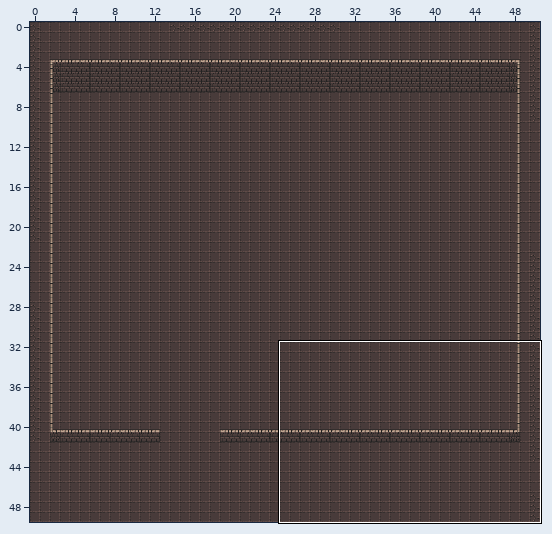
Tiled map, stored at public/assets/tilemap_map/gym_land_dangeon.tmx. Above, an overview of the earlier version with the close-up marked.
Close-up. Earlier state:
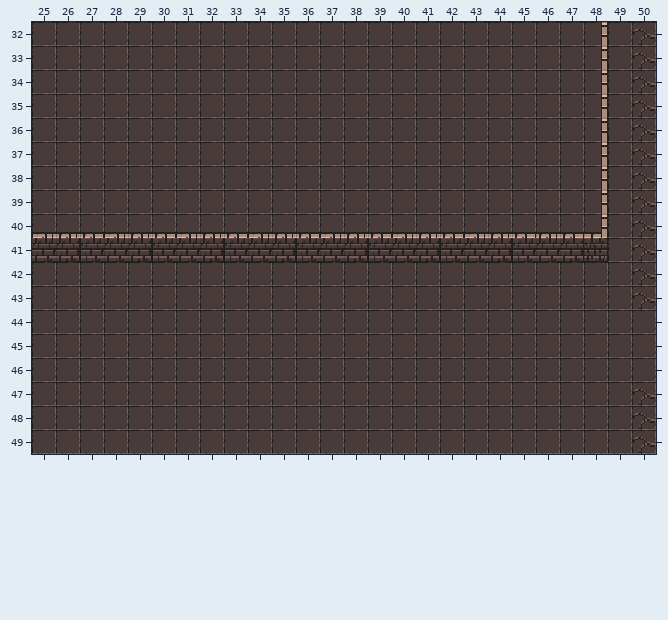
Cells are 16x16 px. Shown: x 25..50, y 32..49. The commit also changed other parts of the map, which this record leaves out. The old version is drawn lined up with the new one.
Now the later version:
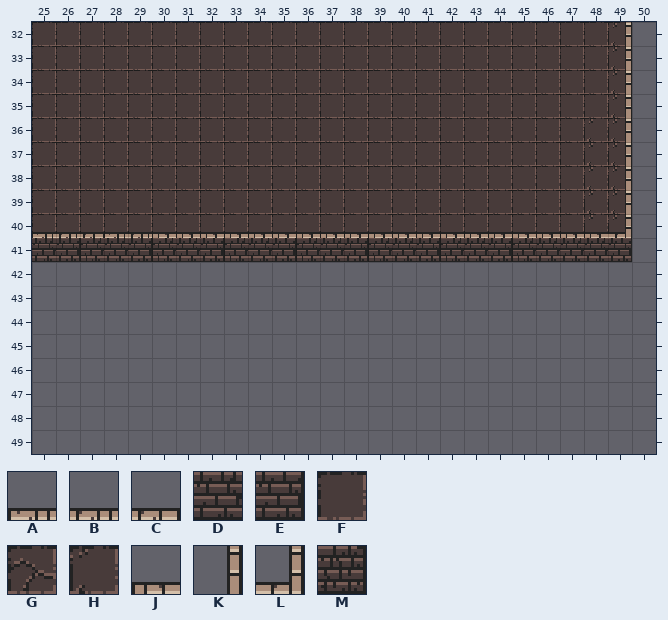
Key: from "dangeon": A 1, B 2, C 3, D 34, E 35, F 129, G 130, H 162, J 226, K 256, L 291, M 323.
_ is an empty cell, # one hidden under a higher layer, . an unchanged one.
The exact change:
map size 51x50 -> 50x50 cells
--- layer "floor"
@@ x 25..50 @@
-32 ........................FG
-33 ........................FG
-34 ........................FG
-35 ........................FG
-36 .......................FFG
-37 .......................FFG
-38 .......................FFG
-39 .......................FFG
-40 .......................FFG
-41 ........................FG
-42 FFFFFFFFFFFFFFFFFFFFFFFFFG
-43 FFFFFFFFFFFFFFFFFFFFFFFFFG
-44 FFFFFFFFFFFFFFFFFFFFFFFFFF
-45 FFFFFFFFFFFFFFFFFFFFFFFFFF
-46 FFFFFFFFFFFFFFFFFFFFFFFFFF
-47 FFFFFFFFFFFFFFFFFFFFFFFFFG
-48 FFFFFFFFFFFFFFFFFFFFFFFFFG
-49 FFFFFFFFFFFFFFFFFFFFFFFFFG
+32 ........................H_
+33 ........................H_
+34 ........................H_
+35 ........................H_
+36 .......................HH_
+37 .......................HH_
+38 .......................HH_
+39 .......................HH_
+40 .......................HH_
+41 ........................#_
+42 __________________________
+43 __________________________
+44 __________________________
+45 __________________________
+46 __________________________
+47 __________________________
+48 __________________________
+49 __________________________
--- layer "walls"
@@ x 30..49 @@
-32 ..................K_
-33 ..................K_
-34 ..................K_
-35 ..................K_
-36 ..................K_
-37 ..................K_
-38 ..................K_
-39 ..................K_
-40 CABCABCABCABCABCBCL_
-41 .................EM_
+32 .................._K
+33 .................._K
+34 .................._K
+35 .................._K
+36 .................._K
+37 .................._K
+38 .................._K
+39 .................._K
+40 JJJJJJJJJJJJJJJJJJJL
+41 .................DDE
